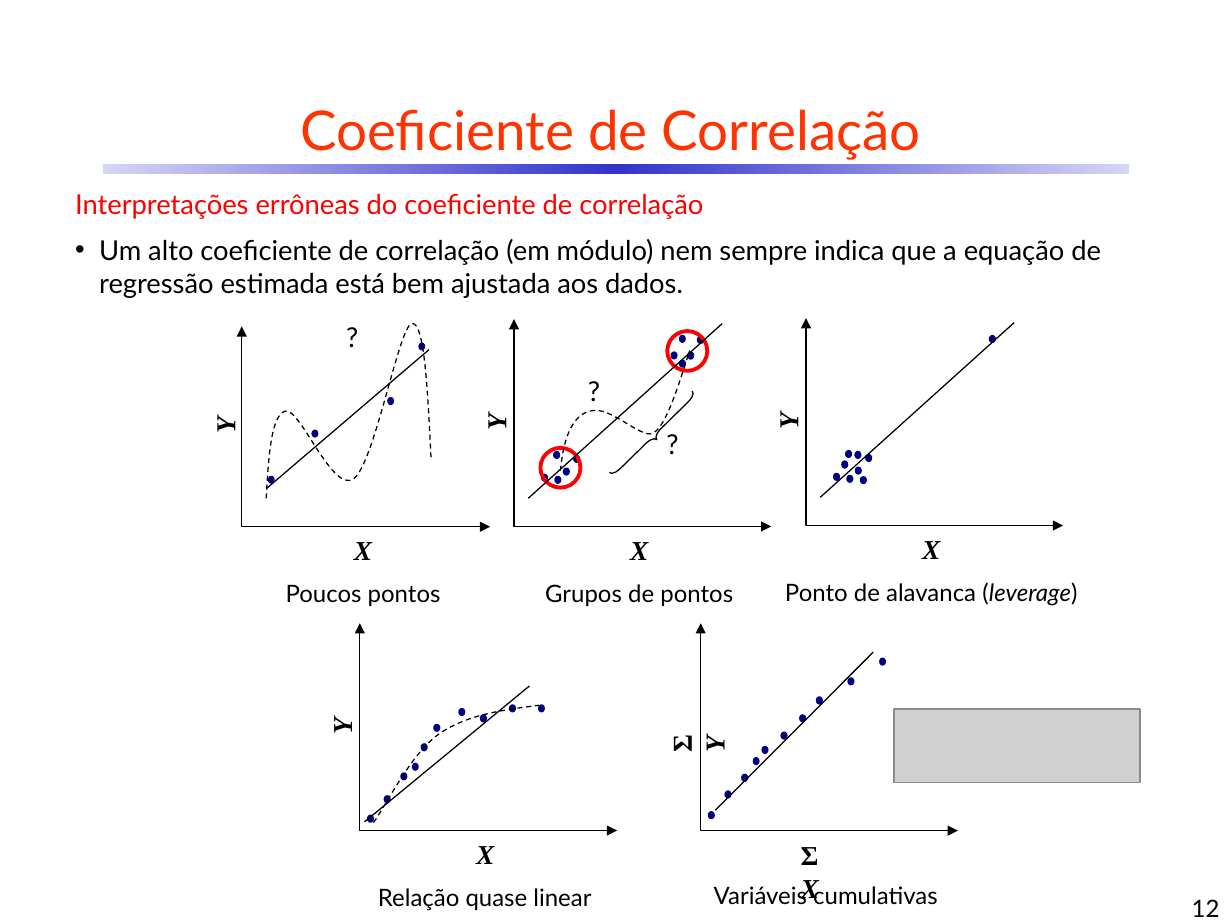
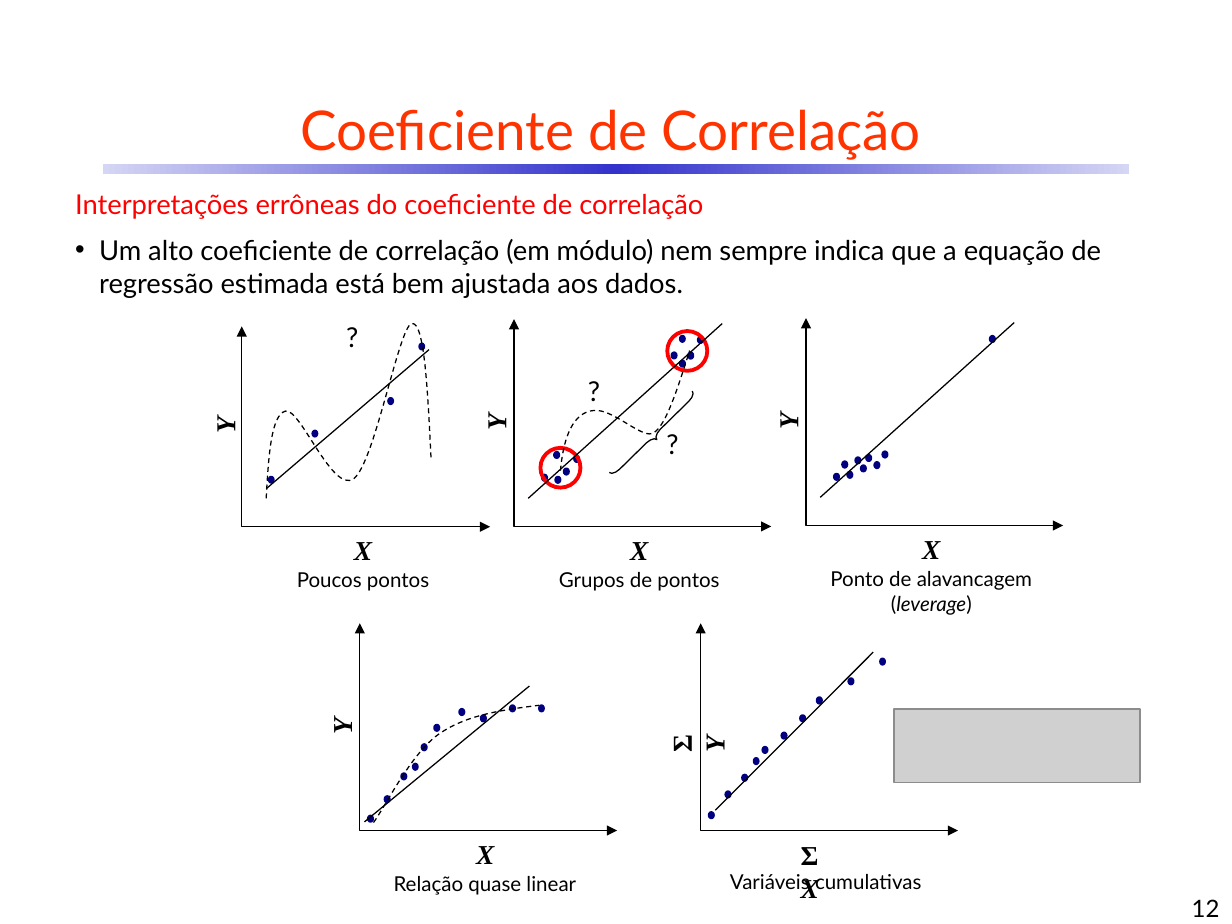
Before and after one commit to CDRenno/Estatistica, a slide deck: slide 12 of ppt/10ARegr.pptx. Drawn at 1232x924 pixels with LibreOffice and Linux fonts; fonts in the diff are those of the drawing; grey boxes stand for pictures. Boxes give left, top, right and bottom in pixels: in the first picture for what was removed or moved away, otherwise in the second. Text is boxed around its words. In the diff, an @@ line names an element or a change of style, - is before the commit and + after.

```diff
--- a/ppt/10ARegr.pptx
+++ b/ppt/10ARegr.pptx
@@ ellipse: place and size @@
-ellipse at [848,476,853,482]
+ellipse at [848,472,853,478]
@@ ellipse: place and size @@
-ellipse at [855,452,860,458]
+ellipse at [855,457,860,463]
@@ ellipse: place and size @@
-ellipse at [856,467,861,473]
+ellipse at [861,466,866,472]
@@ ellipse: place and size @@
-ellipse at [861,477,866,483]
+ellipse at [875,462,880,468]
@@ ellipse: place and size @@
-ellipse at [846,451,851,457]
+ellipse at [882,451,887,457]
@@ text "Poucos pontos": place and size @@
-text "Poucos pontos" at [286,584,441,606]
+text "Poucos pontos" at [297,572,429,591]
@@ size 14 to 12 pt in 4 elements at [730,874,921,894], [297,572,429,591], [394,876,576,895], [559,572,719,591] @@
@@ text "Grupos de pontos": place and size @@
-text "Grupos de pontos" at [545,584,733,606]
+text "Grupos de pontos" at [559,572,719,591]
@@ text at [830,571,1032,615]: text changed; size 14 to 12 pt @@
-Ponto de alavanca (leverage)
+Ponto de alavancagem
+(leverage)
@@ text "Relação quase linear": place and size @@
-text "Relação quase linear" at [378,888,591,911]
+text "Relação quase linear" at [394,876,576,895]
@@ text "Variáveis cumulativas": place and size @@
-text "Variáveis cumulativas" at [714,883,938,905]
+text "Variáveis cumulativas" at [730,874,921,894]
```
Also in this commit, not shown: 13 other slides changed, 1 slide added, 6 other files.
